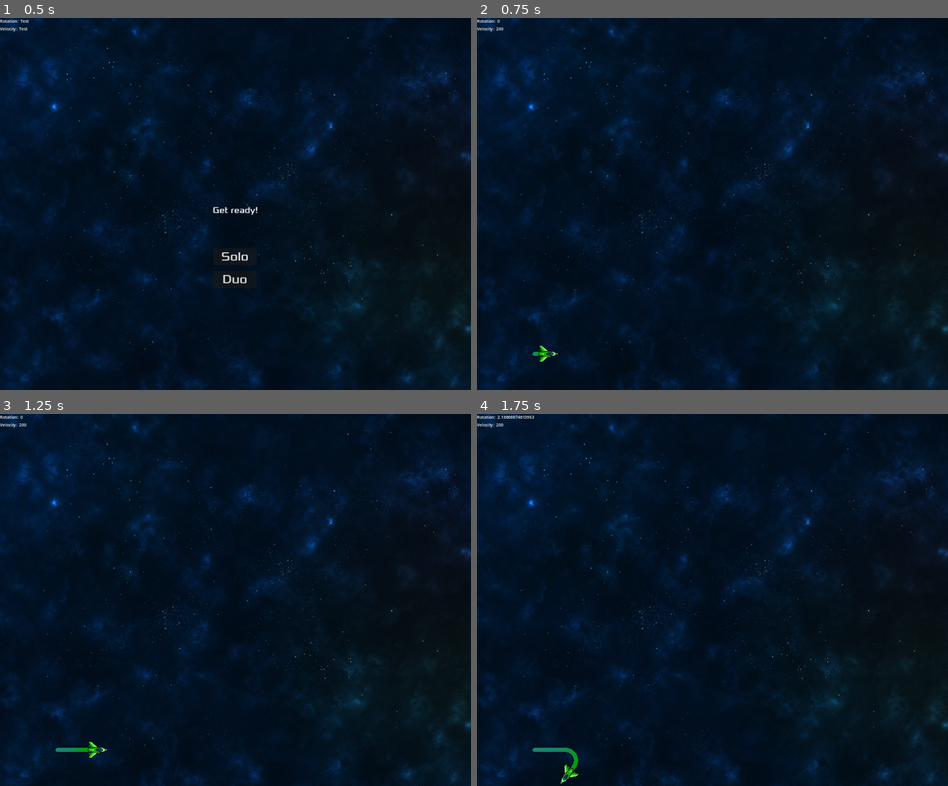
Above: before the commit, frames 1-4 (two rows, left to right).
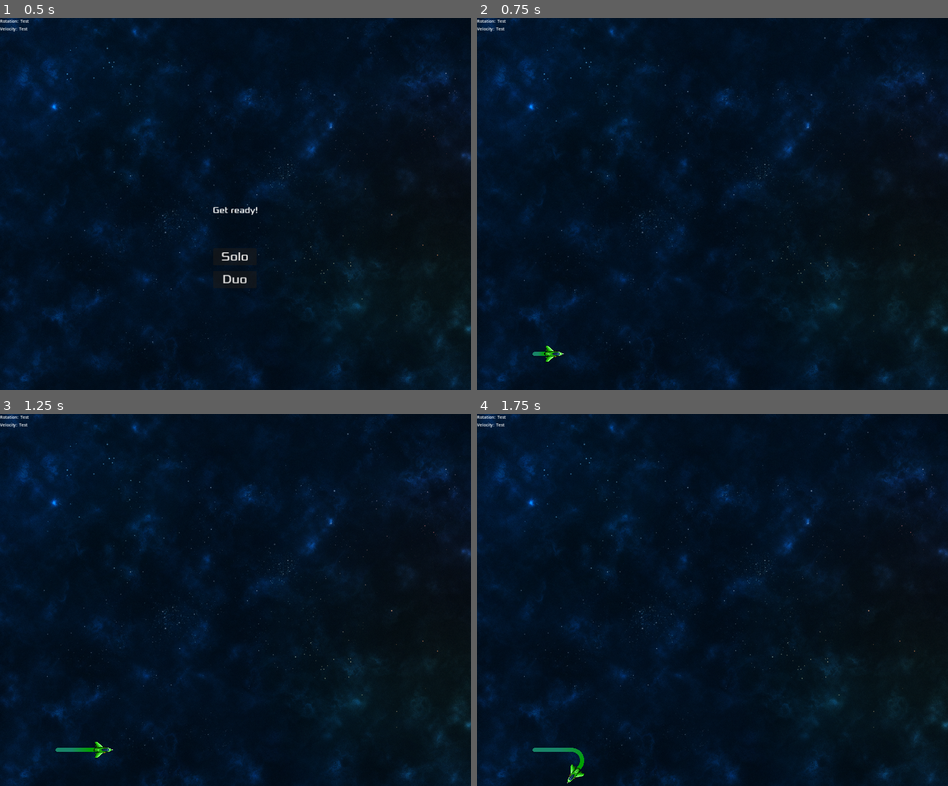
Above: after the commit, the same moments.

Repository: kanobi/kacha
Game: Godot game, scene res://scenes/main/main.tscn
The game is run twice, just before and just after one commit, with the same random seed, the same clock (stepped at 60 frames per second) and the same inputs.
Inputs:
- Up to frame 1 (0.5 s): no input
- Up to frame 2 (0.75 s): click "Solo" at 0.5 s
- Up to frame 3 (1.25 s): no input
- Up to frame 4 (1.75 s): hold Right (right) from 1.28 s (still down)

Frame 1 is identical in both runs. In frame 2, 0.2% of the frame differs, in the area x 4-19%, y 0-93%; in frame 3, 0.2%; in frame 4, 0.3%, in the area x 4-23%, y 0-100%.

Commit message:
code cleanup

Diff:
--- a/scenes/main/main.gd
+++ b/scenes/main/main.gd
@@ -17,11 +17,24 @@
 		text_1 = $Ship.rotation
 		text_2 = $Ship.speed
 
-	$Hud.set_text_11(text_1)
-	$Hud.set_text_21(text_2)
+	$HUD.set_text_11(text_1)
+	$HUD.set_text_21(text_2)
+
+func spawn_player(spawn_points, idx):
+	var spawn_position = spawn_points[idx]
+	var player_ship = ship_scene.instantiate()
+	add_child(player_ship)
+	player_ship.player_id = idx
+	player_ship.position = spawn_position.position
+	player_ship.rotation = spawn_position.rotation
+	player_ship.death.connect(_on_ship_death)
+	player_ship.update_ship_trail.connect(_on_ship_update_trail)
+	player_ship.spawn()
 
 func spawn_players(amount):
+	print("Spawning ", amount, " players")
 	var spawn_points = $SpawnPositions.get_children()
+	spawn_points.shuffle()
 	var spawn_count = len(spawn_points)
 	if amount > spawn_count:
 		print(
@@ -30,17 +43,8 @@
 			"Spawnpoints: ", spawn_count
 		)
 		return
-
-	spawn_points.shuffle()
 	for i in range(amount):
-		var spawn_position = spawn_points[i]
-		var player_ship = ship_scene.instantiate()
-		player_ship.player_id = i
-		player_ship.position = spawn_position.position
-		player_ship.rotation = spawn_position.rotation
-		player_ship.spawn()
-		player_ship.death.connect(_on_ship_death)
-		add_child(player_ship)
+		spawn_player(spawn_points, i)
 
 func new_game(num_players):
 	print("new game with num_players=", num_players)
@@ -49,27 +53,90 @@
 		$Music/GameMusic.play()
 	amount_of_players = num_players
 	current_player_count = num_players
-	$StartTimer.start()
+	spawn_players(amount_of_players)
 
 func restart_game():
-	print("restart")
+	print("restart game")
 	set_process(false)
 	if music_on == true:
 		$Music/GameMusic.stop()
 		$Music/MenuMusic.play()
-	$Hud.show_game_over()
+	$HUD.show_game_over()
 
-func _ready():
-	if music_on == true:
-		$Music/MenuMusic.play()
-	set_process(false)
+func handle_trails_damaged_by_explosion(trails, explosion_position):
+	for trail in trails:
+		var new_cuts = get_cuts_from_trail(trail, explosion_position)
+		if new_cuts:
+			var trail_ship = trail.trail_generator
+			trail.queue_free()
+			for new_trail_points in new_cuts.values():
+				if len(new_trail_points) > 1:
+					var new_trail_node = add_trail_node(new_trail_points)
+					trail_ship.trail_node = new_trail_node
 
-func _input(event):
-	if event.is_action_pressed("exit"):
-		get_tree().quit()
+func get_cuts_from_trail(trail, explosion_position):
+	var trail_line: Line2D = trail.get_node("TrailLine")
+	var new_cuts = {}
+	var cuts = 0
+	var new_points = []
+	var previous_skip = false
+	for point in trail_line.points:
+		# var point = trail_line.points[i]
+		if point.distance_to(explosion_position) < explosion_radius:
+			if not previous_skip:
+				if len(new_points) > 1:
+					new_cuts[cuts] = new_points.duplicate(true)
+					cuts += 1
+				new_points = []
+			previous_skip = true
+		else:
+			new_points.append(point)
+			previous_skip = false
 
-func _process(delta):
-	process_hud()
+	if len(new_points) > 1:
+		new_cuts[cuts] = new_points.duplicate(true)
+
+	return new_cuts
+
+func update_trail_line(trail_node, trail_line, new_point, prev_point):
+	# Add collision
+	var new_segment = SegmentShape2D.new()
+	var new_collision_shape = CollisionShape2D.new()
+	var new_collision_segment = StaticBody2D.new()
+	# To prevent small un-marked collision line at the start
+	if prev_point:
+		new_segment.a = prev_point
+		new_segment.b = new_point
+	new_collision_shape.shape = new_segment
+	# new_collision_shape.global_position = new_point
+	# new_collision_segment.global_position = new_point
+	new_collision_segment.add_child(new_collision_shape)
+	trail_node.add_child(new_collision_segment)
+	# Draw line
+	trail_line.add_point(new_point)
+
+func add_trail_node(points):
+	var new_trail_node = trail_scene.instantiate()
+	var new_trail_line = new_trail_node.get_node("TrailLine")
+	var previous_point
+	for point in points:
+		update_trail_line(
+			new_trail_node,
+			new_trail_line,
+			point,
+			previous_point
+		)
+		previous_point = point
+	get_tree().get_root().add_child(new_trail_node)
+	return new_trail_node
+
+func _on_ship_update_trail(ship_trail_node, new_point, previous_point):
+	update_trail_line(
+		ship_trail_node,
+		ship_trail_node.get_node("TrailLine"),
+		new_point,
+		previous_point
+	)
 
 func _on_ship_death(ship):
 	print("main_on_ship_death.")
@@ -86,47 +153,26 @@
 	# check if trails got damaged by ship's explosion
 	var ship_position = ship.position
 	for trail in trails:
-		var trail_line: Line2D = trail.get_node("TrailLine")
-		var new_cuts = {}
-		var cuts = 0
-		var new_points = []
-		var previous_skip = false
-		for i in trail_line.points.size():
-			var point = trail_line.points[i]
-			if point.distance_to(ship_position) < explosion_radius:
-				if not previous_skip:
-					if len(new_points) > 1:
-						new_cuts[cuts] = new_points.duplicate(true)
-						cuts += 1
-					new_points = []
-				previous_skip = true
-			else:
-				new_points.append(point)
-				previous_skip = false
-		if len(new_points) > 1:
-			new_cuts[cuts] = new_points.duplicate(true)
-			cuts += 1
-			new_points = []
-
+		var new_cuts = get_cuts_from_trail(trail, ship_position)
 		if new_cuts:
 			var trail_ship = trail.trail_generator
 			trail.queue_free()
 			for new_trail_points in new_cuts.values():
 				if len(new_trail_points) > 1:
-					var new_trail_node = trail_scene.instantiate()
-					var new_trail_line = new_trail_node.get_node("TrailLine")
-					for point in new_trail_points:
-						# Draw line
-						new_trail_line.add_point(point)
-						# Add collision
-						var new_collision_segment = StaticBody2D.new()
-						var new_collision_shape = CollisionShape2D.new()
-						new_collision_shape.shape = SegmentShape2D.new()
-						new_collision_shape.global_position = point
-						new_collision_segment.add_child(new_collision_shape)
-						new_trail_node.add_child(new_collision_segment)
-					get_tree().get_root().add_child(new_trail_node)
+					var new_trail_node = add_trail_node(new_trail_points)
 					trail_ship.trail_node = new_trail_node
+
+func _ready():
+	if music_on == true:
+		$Music/MenuMusic.play()
+	set_process(false)
+
+func _input(event):
+	if event.is_action_pressed("exit"):
+		get_tree().quit()
+
+func _process(_delta):
+	process_hud()
 
 func _on_start_timer_timeout():
 	print("playing a game with player count: ", amount_of_players)
--- a/scenes/main/main.tscn
+++ b/scenes/main/main.tscn
@@ -35,7 +35,7 @@
 position = Vector2(1572, 1296)
 rotation = -1.5708
 
-[node name="Hud" parent="." instance=ExtResource("4_rry50")]
+[node name="HUD" parent="." instance=ExtResource("4_rry50")]
 
 [node name="StartTimer" type="Timer" parent="."]
 wait_time = 0.1
@@ -51,6 +51,6 @@
 [node name="GameMusic" type="AudioStreamPlayer" parent="Music"]
 stream = ExtResource("7_hqhuw")
 
-[connection signal="start_duo" from="Hud" to="." method="_on_hud_start_duo"]
-[connection signal="start_solo" from="Hud" to="." method="_on_hud_start_solo"]
+[connection signal="start_duo" from="HUD" to="." method="_on_hud_start_duo"]
+[connection signal="start_solo" from="HUD" to="." method="_on_hud_start_solo"]
 [connection signal="timeout" from="StartTimer" to="." method="_on_start_timer_timeout"]
--- a/scenes/ship/ship.gd
+++ b/scenes/ship/ship.gd
@@ -11,6 +11,7 @@
 var previous_position
 
 signal death(ship)
+signal update_ship_trail(ship_trail_node, new_point, previous_point)
 
 func spawn():
 	print("Spawned!")
@@ -23,25 +24,20 @@
 	queue_free()
 
 func update_trail():
-	# print("ship update_trail()")
 	var spawner_position = $TrailSpawner.global_position
-	var new_collision_segment = StaticBody2D.new()
-	var new_collision_shape = CollisionShape2D.new()
-	var new_segment = SegmentShape2D.new()
-
-	# Add collision
-	# To prevent small un-marked collision line at the start
-	if previous_position:
-		new_segment.a = previous_position
-		new_segment.b = spawner_position
-
-	new_collision_shape.shape = new_segment
-	new_collision_segment.add_child(new_collision_shape)
-	trail_node.add_child(new_collision_segment)
+	update_ship_trail.emit(
+		trail_node,
+		spawner_position,
+		previous_position
+	)
 	previous_position = spawner_position
-
-	# Draw line
-	trail_node.get_node("TrailLine").add_point(spawner_position)
+	#var new_collision_segment = StaticBody2D.new()
+	#var new_collision_shape = CollisionShape2D.new()
+	#var new_segment = SegmentShape2D.new()
+	#new_collision_shape.shape = new_segment
+	#new_collision_segment.add_child(new_collision_shape)
+	#trail_node.add_child(new_collision_segment)
+	#trail_node.get_node("TrailLine").add_point(spawner_position)
 
 func _ready():
 	print("ship _ready")
@@ -77,5 +73,4 @@
 	position = position.clamp(Vector2.ZERO, screen_size)
 	if collision:
 		handle_death()
-		return
 	update_trail()
--- a/scenes/trail/trail.gd
+++ b/scenes/trail/trail.gd
@@ -2,15 +2,6 @@
 
 var trail_generator: Node
 
-# Called when the node enters the scene tree for the first time.
-func _ready():
-	pass # Replace with function body.
-
-
-# Called every frame. 'delta' is the elapsed time since the previous frame.
-func _process(delta):
-	pass
-
 
 func set_trail_generator(node: Node):
 	trail_generator = node
